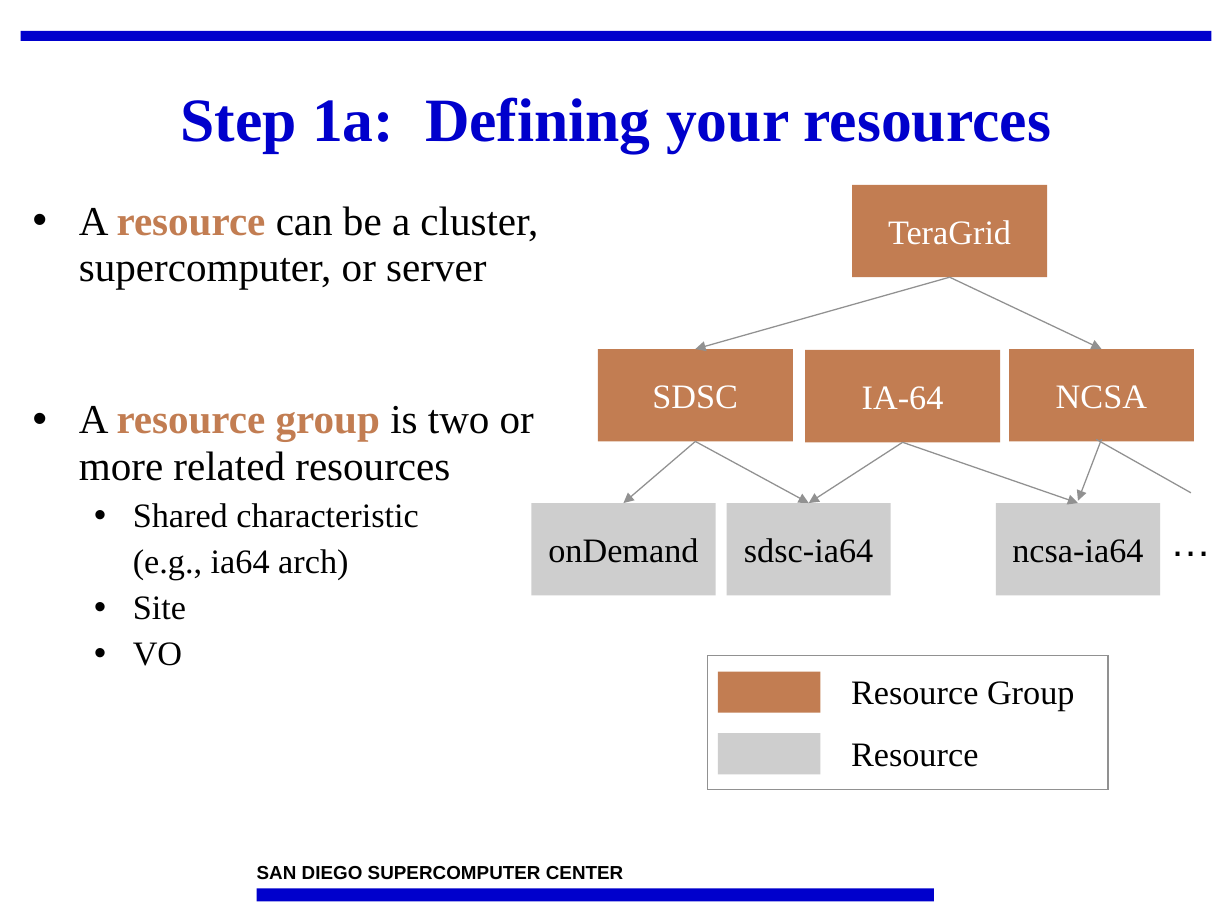
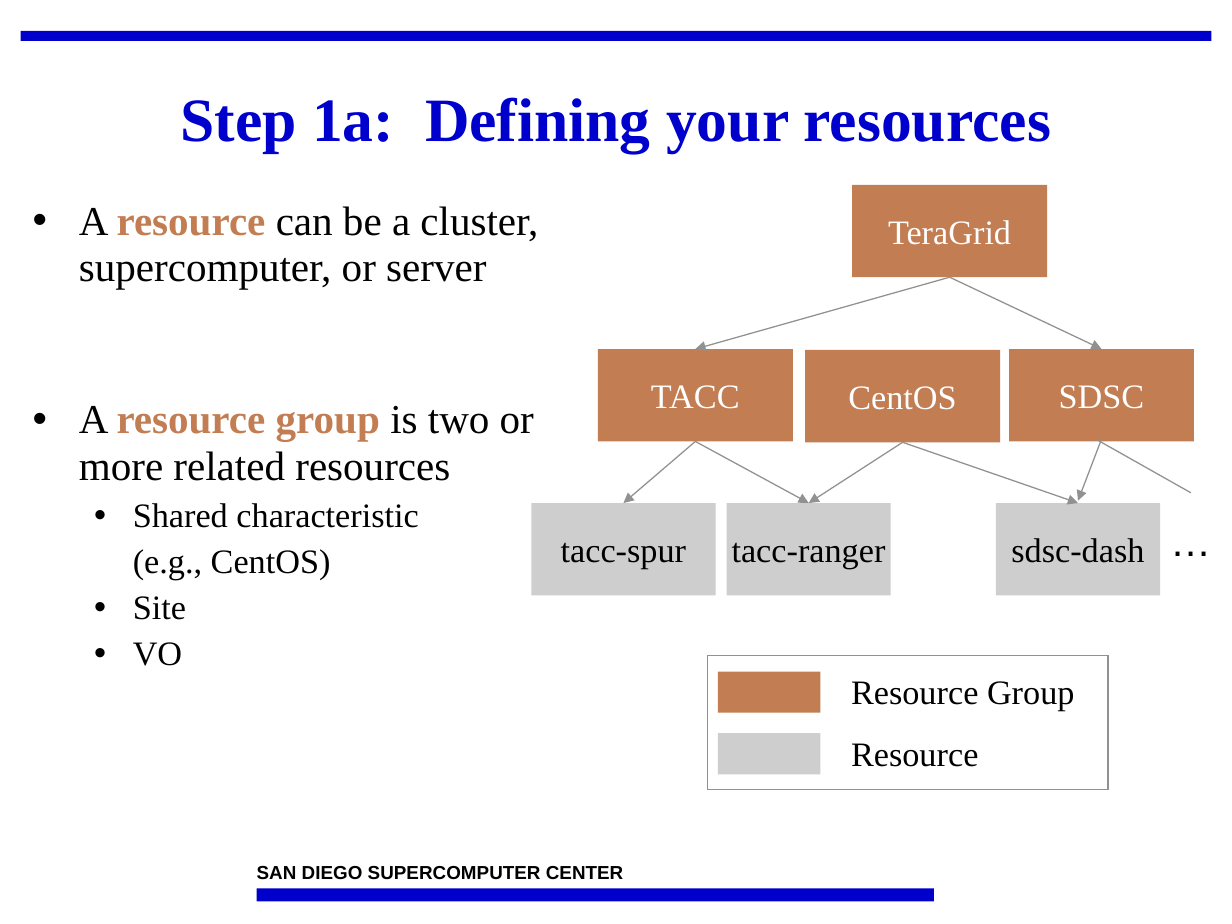
Before and after one commit to IncaProject/inca-xsede, a slide deck: slide 5 of talks/2010/2010workshop/control.pptx. Drawn at 1232x924 pixels with LibreOffice and Linux fonts; fonts in the diff are those of the drawing; background and template pictures are left out. Boxes give left, top, right and bottom in pixels: in the first picture for what was removed or moved away, otherwise in the second. Text is boxed around its words. In the diff, an @@ line names an element or a change of style, - is before the commit and + after.

```diff
--- a/talks/2010/2010workshop/control.pptx
+++ b/talks/2010/2010workshop/control.pptx
@@ rectangle added at [598, 349, 792, 441], fill #C27D52, 20 pt, text #FFFFFF @@
+TACC
@@ rectangle "SDSC": place and size @@
-rectangle "SDSC" at [598, 349, 792, 441]
+rectangle "SDSC" at [1009, 349, 1194, 441]
@@ rectangle removed at [1009, 349, 1194, 441] @@
-NCSA
@@ text in rectangle at [848, 386, 956, 410]: text changed @@
-IA-64
+CentOS
@@ text in rectangle at [1011, 538, 1144, 563]: text changed @@
-ncsa-ia64
+sdsc-dash
@@ text at [133, 549, 331, 580]: text changed @@
-  (e.g., ia64 arch)
+  (e.g., CentOS)
@@ text in rectangle at [561, 543, 686, 569]: text changed @@
-onDemand
+tacc-spur
@@ text in rectangle at [732, 543, 886, 569]: text changed @@
-sdsc-ia64
+tacc-ranger
```
Also in this commit, not shown: 9 other slides changed.
